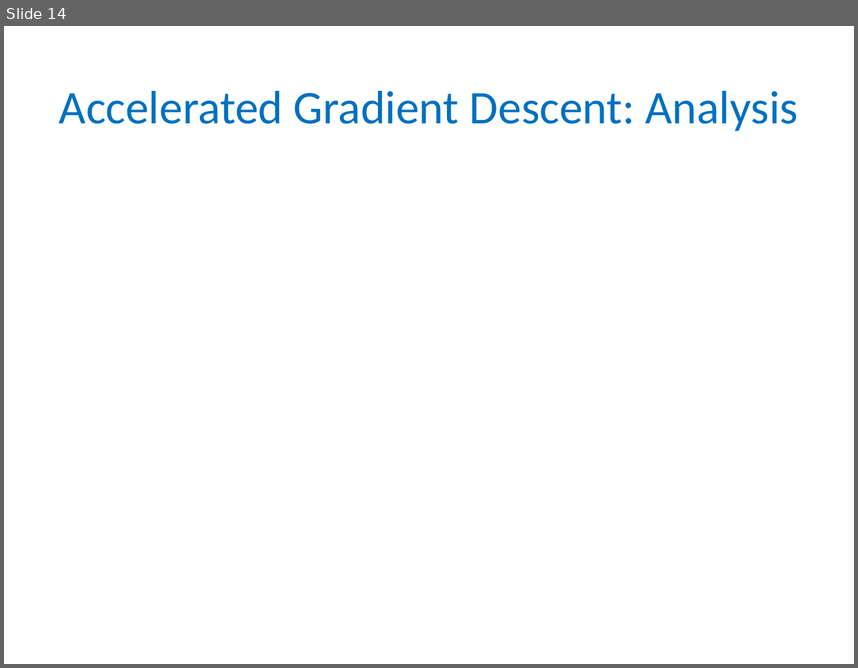
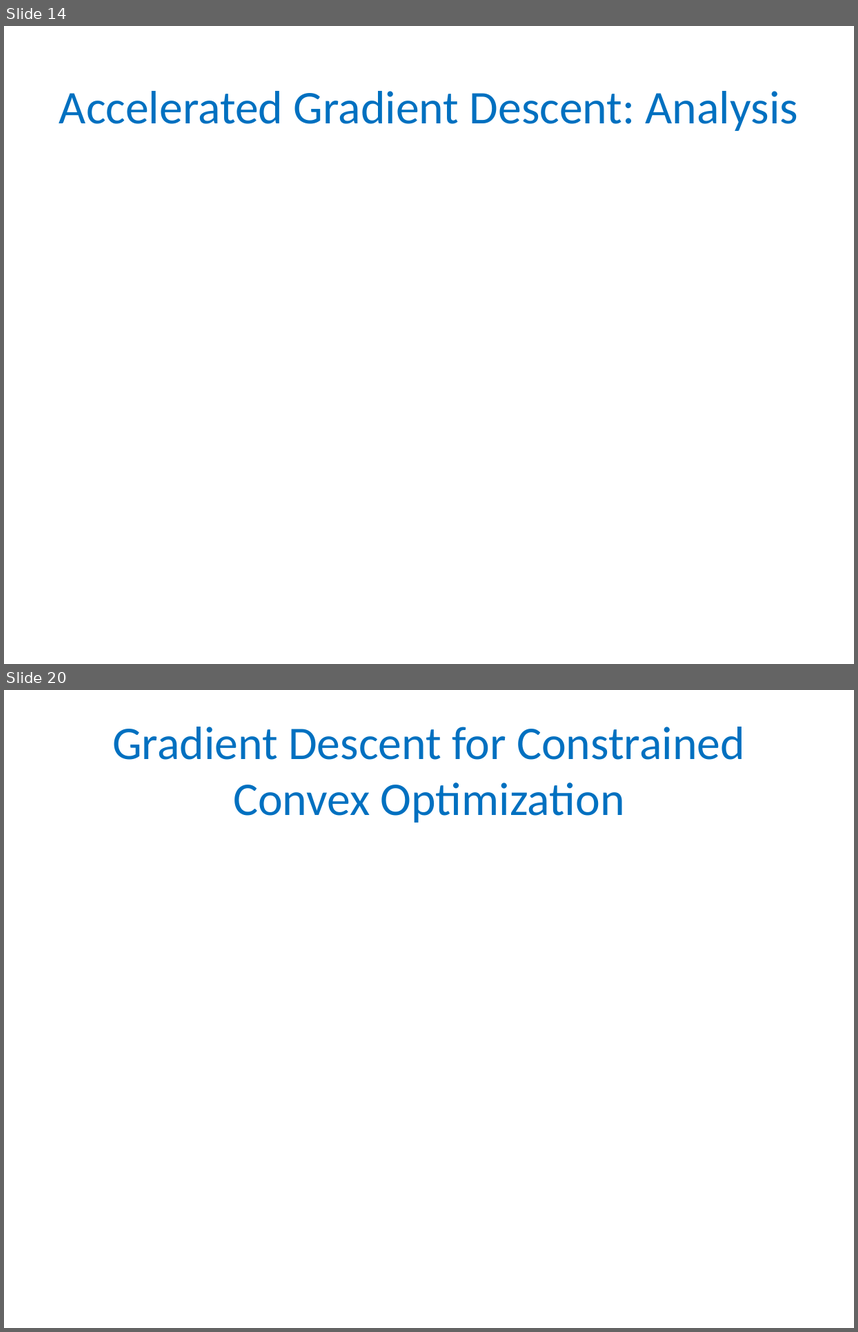
Before and after one commit to gyaroslavtsev/gyaroslavtsev.github.io, a slide deck: big-data/lecture08.pptx. Shown one above the other, each under a label of ours: slide 14 before the commit, slides 14 and 20 after it; the slides between them are not shown. The pictures are 858x668 and 858x1332 pixels, drawn with LibreOffice and Linux fonts; fonts in the diff are those of the drawing; grey boxes stand for pictures. Boxes give left, top, right and bottom in pixels: in the first picture for what was removed or moved away, otherwise in the second. Text is boxed around its words. In the diff, an @@ line names an element or a change of style, - is before the commit and + after.

```diff
--- a/big-data/lecture08.pptx
+++ b/big-data/lecture08.pptx
@@ slide 20 added at (4,690,854,1328), background #FFFFFF @@
@@ title added at (112,727,745,822), 39.6 pt, text #0070C0 @@
+Gradient Descent for Constrained Convex Optimization
```
Also in this commit, not shown: 9 other slides added, 1 slide removed, 7 other files.
